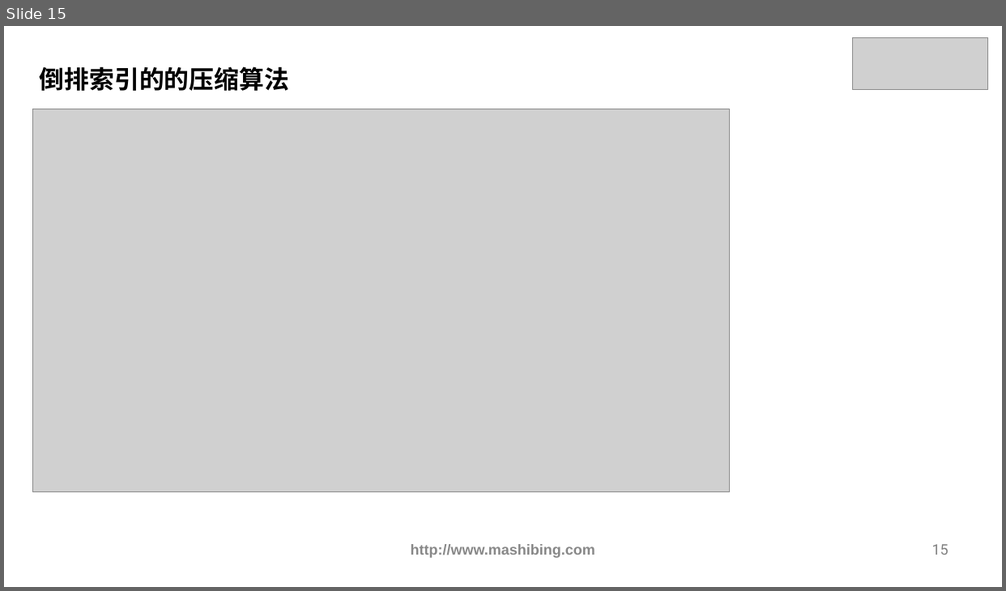
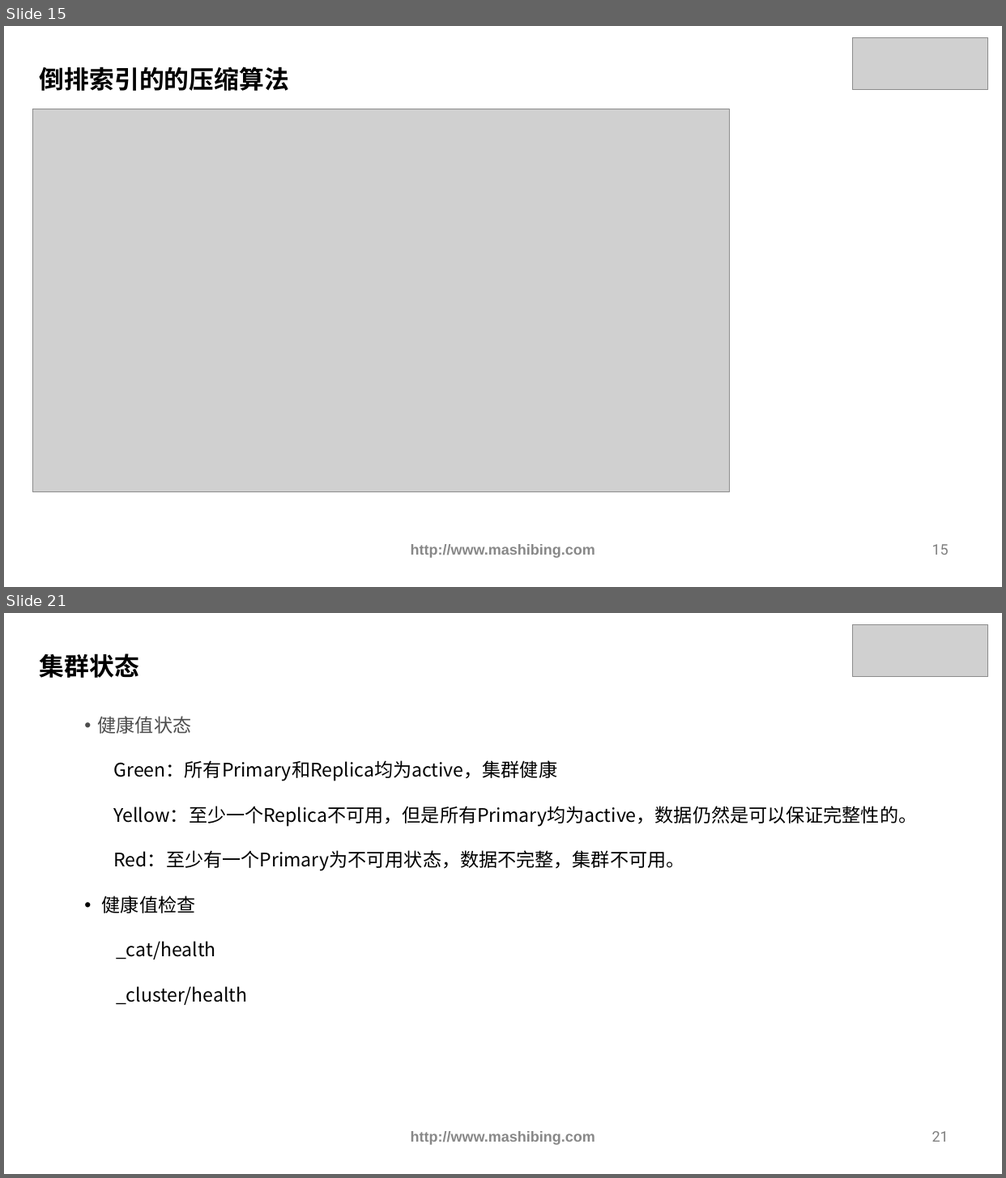
Before and after one commit to ybbstudy/Elastic-Stack, a slide deck: 1 核心知识篇/03-核心概念/课件/核心概念.pptx. Shown one above the other, each under a label of ours: slide 15 before the commit, slides 15 and 21 after it; the slides between them are not shown. The pictures are 1006x591 and 1006x1178 pixels, drawn with LibreOffice and Linux fonts; fonts in the diff are those of the drawing; grey boxes stand for pictures. Boxes give left, top, right and bottom in pixels: in the first picture for what was removed or moved away, otherwise in the second. Text is boxed around its words. In the diff, an @@ line names an element or a change of style, - is before the commit and + after.

```diff
--- a/1 核心知识篇/03-核心概念/课件/核心概念.pptx
+++ b/1 核心知识篇/03-核心概念/课件/核心概念.pptx
@@ slide 21 added at (4, 613, 1002, 1174), background #FFFFFF @@
@@ picture added at (852, 624, 987, 677) @@
@@ text added at (40, 653, 139, 678), 24 pt, text #000000, bold @@
+集群状态
@@ text added at (98, 716, 917, 1005), 18 pt, text #000000 @@
+• 健康值状态
+Green：所有Primary和Replica均为active，集群健康
+Yellow：至少一个Replica不可用，但是所有Primary均为active，数据仍然是可以保证完整性的。
+Red：至少有一个Primary为不可用状态，数据不完整，集群不可用。
+• 健康值检查
+  _cat/health
+  _cluster/health
@@ text added at (411, 1131, 595, 1145), 14 pt, text #888888, bold @@
+http://www.mashibing.com
@@ page number added at (932, 1131, 948, 1142), 14 pt, text #7F7F7F @@
+21
```
Also in this commit, not shown: 4 slides changed, 6 other slides added.
